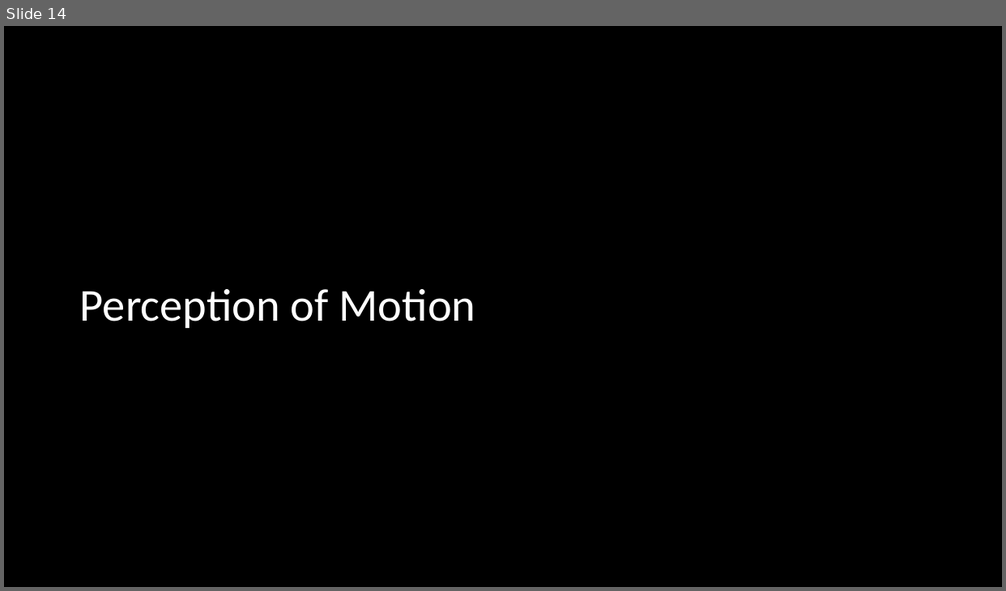
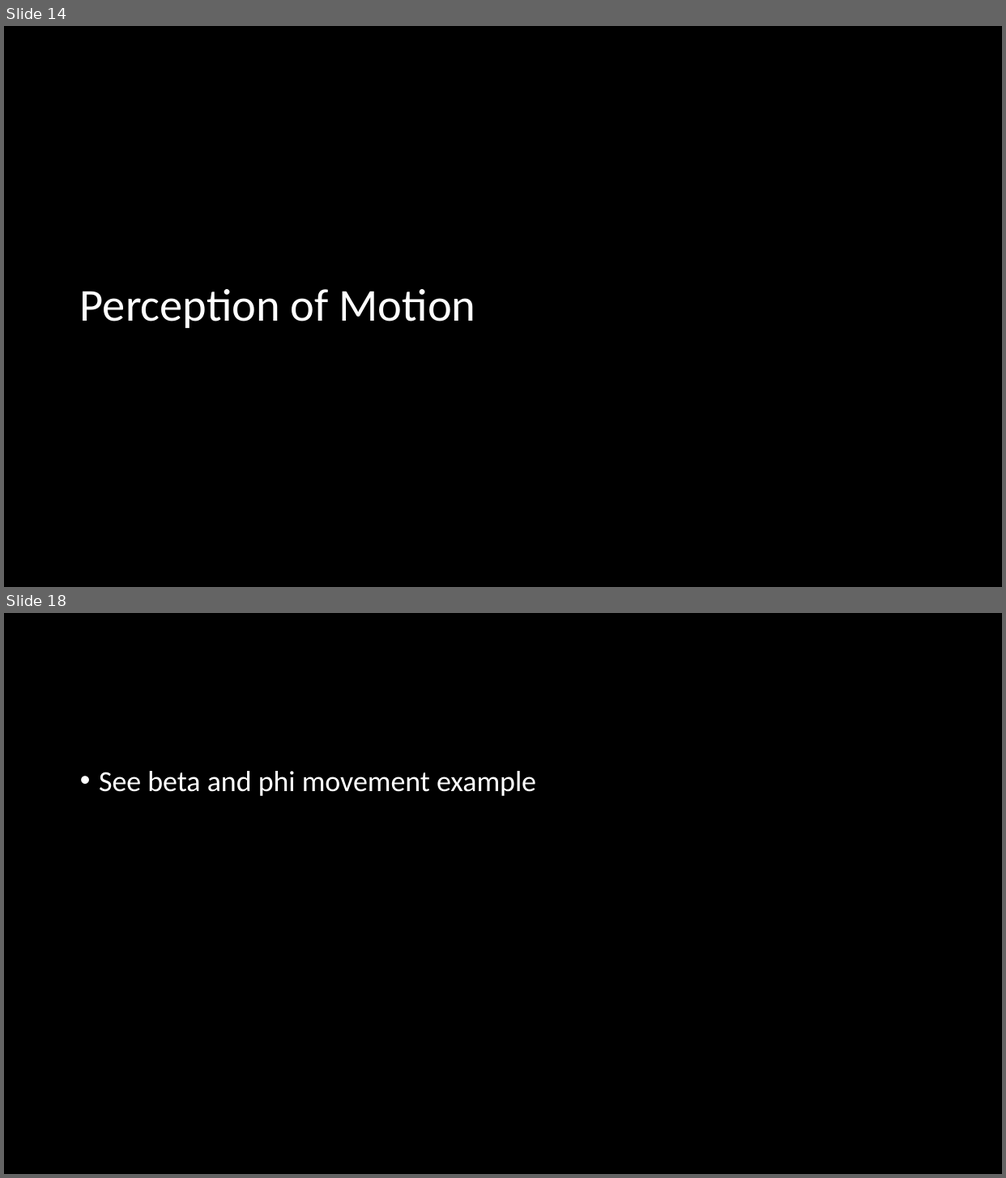
Before and after one commit to haelmic3/Graphics2, a slide deck: slides/Chapter 6.pptx. Shown one above the other, each under a label of ours: slide 14 before the commit, slides 14 and 18 after it; the slides between them are not shown. The pictures are 1006x591 and 1006x1178 pixels, drawn with LibreOffice and Linux fonts; fonts in the diff are those of the drawing. Boxes give left, top, right and bottom in pixels: in the first picture for what was removed or moved away, otherwise in the second. Text is boxed around its words. In the diff, an @@ line names an element or a change of style, - is before the commit and + after.

```diff
--- a/slides/Chapter 6.pptx
+++ b/slides/Chapter 6.pptx
@@ slide 18 added at box(4, 613, 1002, 1174), background #FFFFFF @@
@@ text added at box(99, 771, 536, 796), 28 pt, text #000000 @@
+• See beta and phi movement example
```
Also in this commit, not shown: 14 other slides changed, 10 other slides added, 3 other files.
